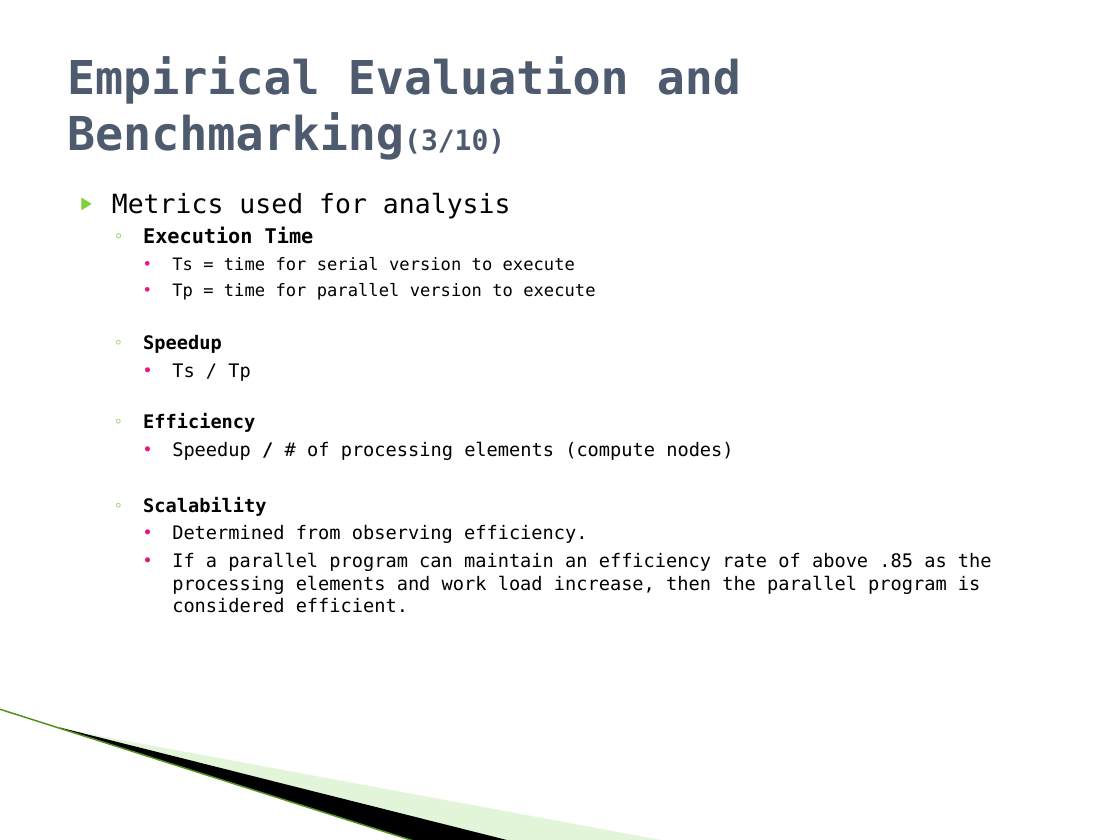
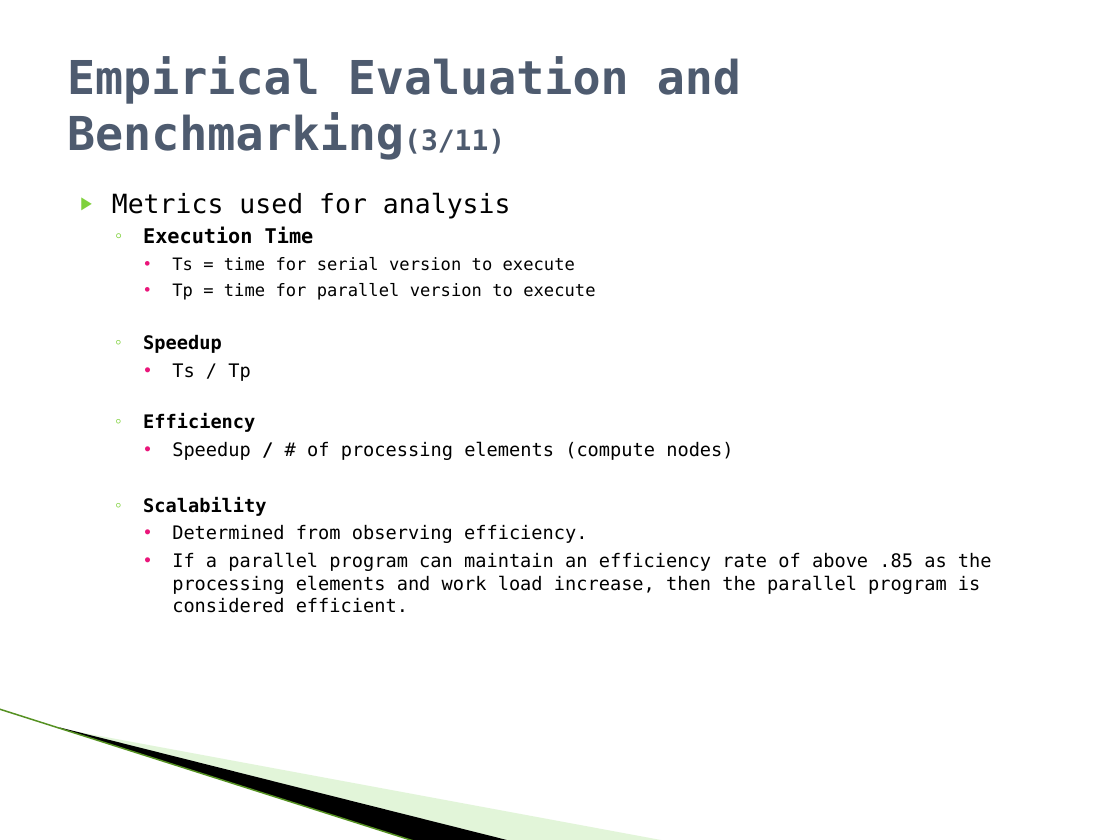
Before and after one commit to raodj/muse, a slide deck: slide 10 of Thesis/MUSE_Defense_presentation.pptx. Drawn at 1120x840 pixels with LibreOffice and Linux fonts; fonts in the diff are those of the drawing; background and template pictures are left out. Boxes give left, top, right and bottom in pixels: in the first picture for what was removed or moved away, otherwise in the second. Text is boxed around its words. In the diff, an @@ line names an element or a change of style, - is before the commit and + after.

```diff
--- a/Thesis/MUSE_Defense_presentation.pptx
+++ b/Thesis/MUSE_Defense_presentation.pptx
@@ title at box(67, 56, 741, 160): text changed @@
-Empirical Evaluation and Benchmarking(3/10)
+Empirical Evaluation and Benchmarking(3/11)
```
Also in this commit, not shown: 9 other slides changed, 1 slide added, 1 other file.
